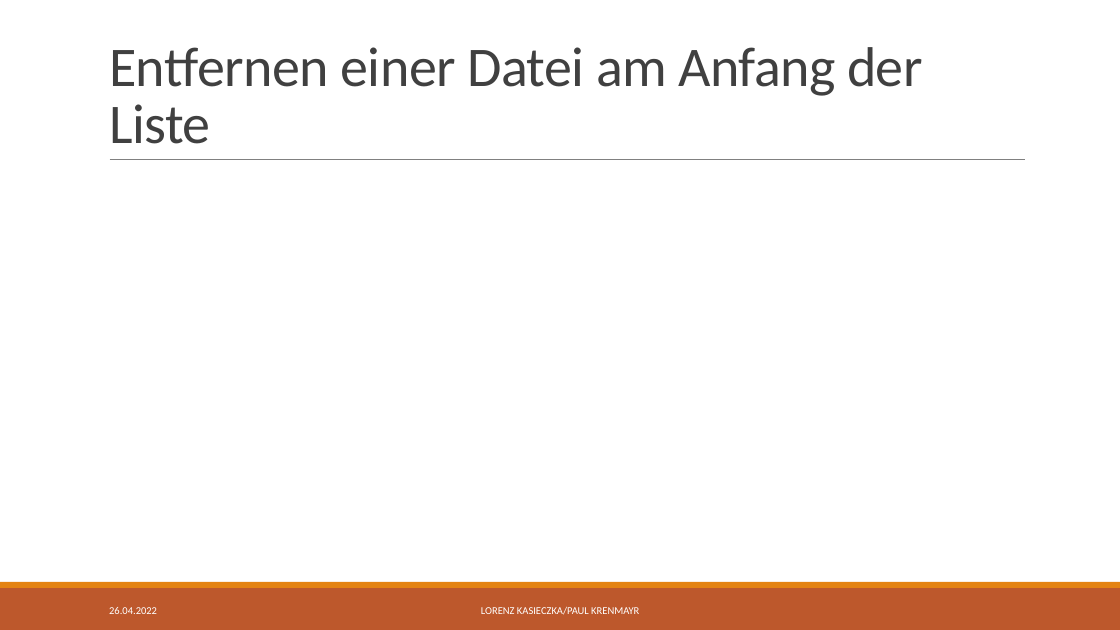
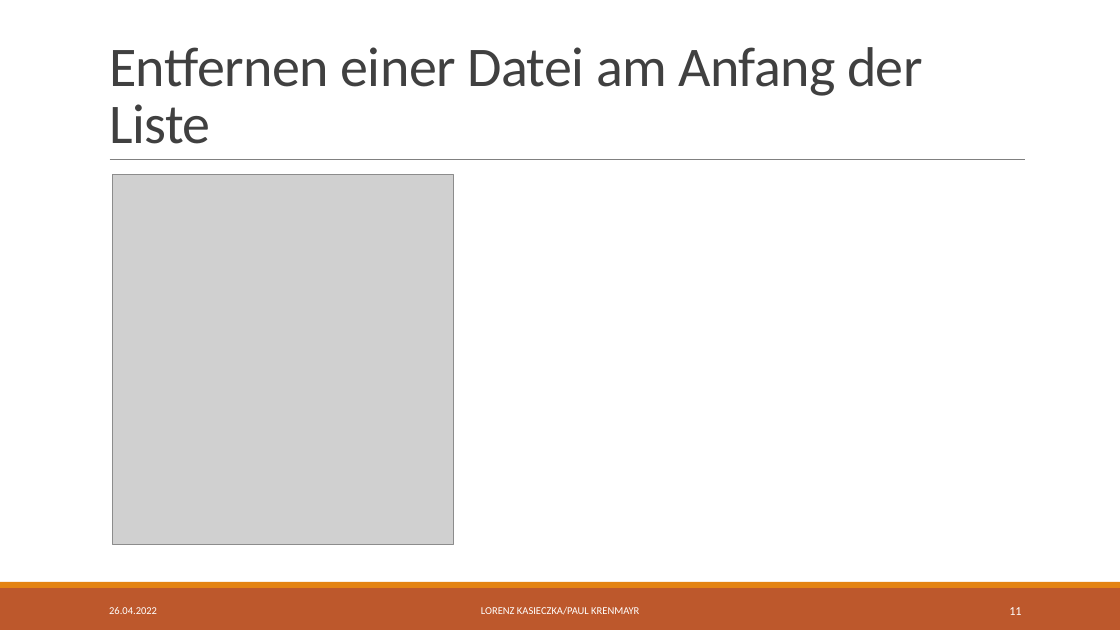
Before and after one commit to Paul-Krenmayr/Krenmayr-Kasieczka-LinkedList-2022, a slide deck: slide 11 of LinktList.pptx. Drawn at 1120x630 pixels with LibreOffice and Linux fonts; fonts in the diff are those of the drawing; grey boxes stand for pictures. Boxes give left, top, right and bottom in pixels: in the first picture for what was removed or moved away, otherwise in the second. Text is boxed around its words. In the diff, an @@ line names an element or a change of style, - is before the commit and + after.

```diff
--- a/LinktList.pptx
+++ b/LinktList.pptx
@@ picture added at (113, 175, 453, 544) @@
@@ page number added at (1009, 607, 1021, 615), 10.5 pt, text #FFFFFF @@
+11
```
Also in this commit, not shown: 13 other slides changed.
